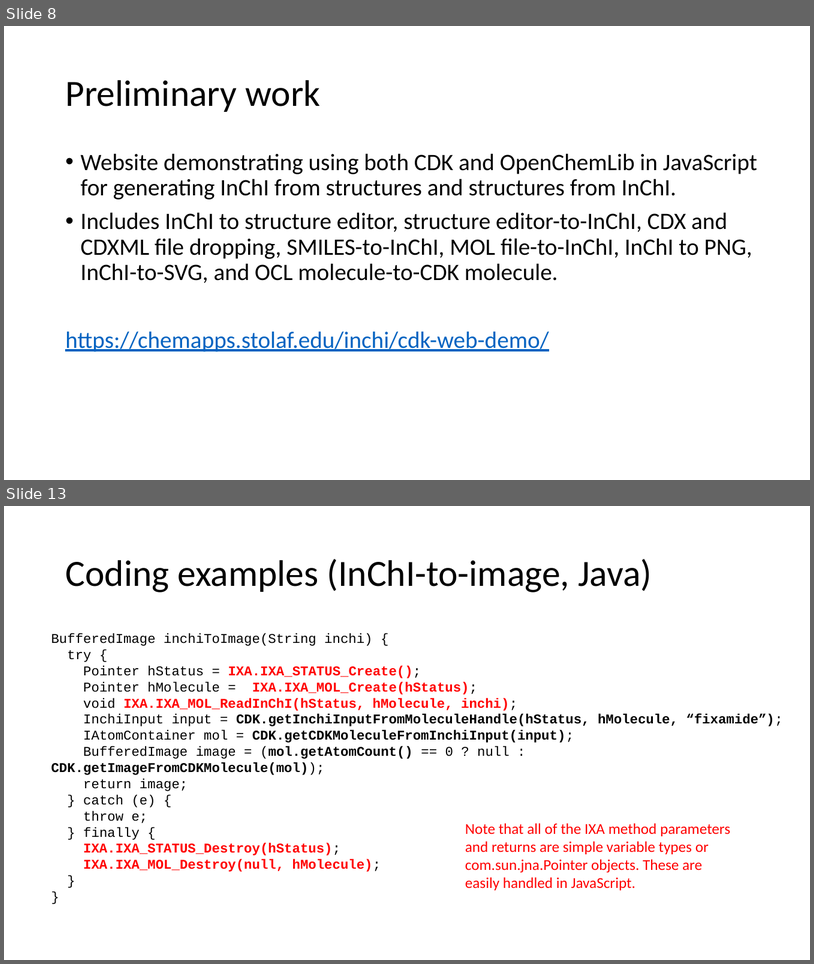
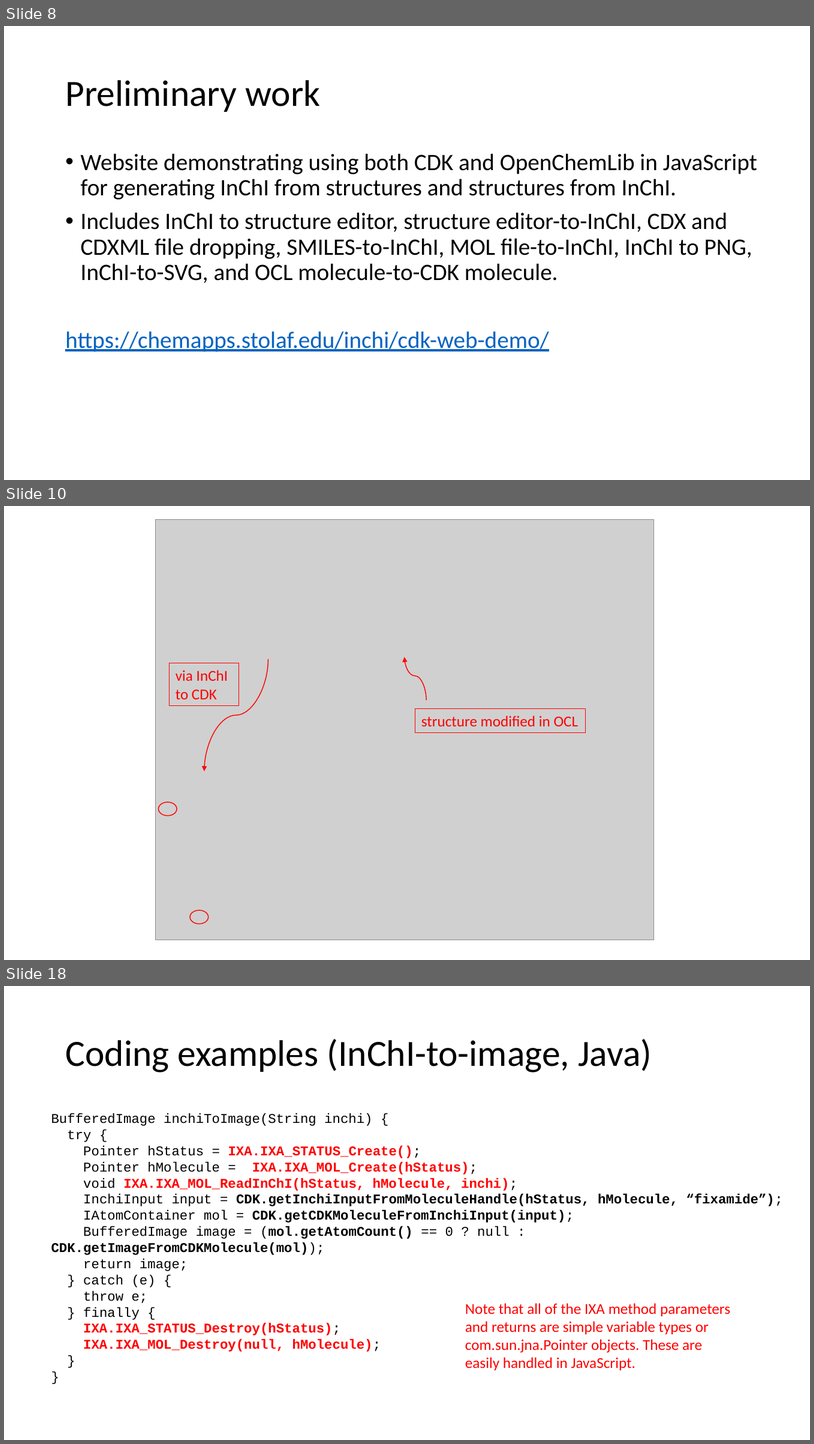
Before and after one commit to BobHanson/InChI-SwingJS, a slide deck: pdf/Java_JavaScript_Proposal.pptx. Shown one above the other, each under a label of ours: slides 8 and 13 before the commit, slides 8, 10 and 18 after it; the slides between them are not shown. The pictures are 814x964 and 814x1444 pixels, drawn with LibreOffice and Linux fonts; fonts in the diff are those of the drawing; grey boxes stand for pictures. Boxes give left, top, right and bottom in pixels: in the first picture for what was removed or moved away, otherwise in the second. Text is boxed around its words. In the diff, an @@ line names an element or a change of style, - is before the commit and + after.

```diff
--- a/pdf/Java_JavaScript_Proposal.pptx
+++ b/pdf/Java_JavaScript_Proposal.pptx
@@ slide 10 added at (x1=4, y1=506, x2=810, y2=960), background #FFFFFF @@
@@ picture added at (x1=156, y1=519, x2=654, y2=940) @@
@@ rectangle added at (x1=170, y1=663, x2=239, y2=706), outline #FF0000 0.75 pt, 18 pt, text #FF0000 @@
+via InChI
+to CDK
@@ curved arrow added from (269, 659) to (204, 771), #FF0000 1 pt @@
@@ curved arrow added from (427, 700) to (404, 657), #FF0000 1 pt @@
@@ rectangle added at (x1=416, y1=709, x2=585, y2=733), outline #FF0000 0.75 pt, 18 pt, text #FF0000 @@
+structure modified in OCL
@@ ellipse added at (x1=158, y1=802, x2=176, y2=815), outline #FF0000 1 pt @@
@@ ellipse added at (x1=191, y1=910, x2=209, y2=924), outline #FF0000 1 pt @@
@@ what was slide 13 is now slide 18 @@
```
Also in this commit, not shown: 7 slides changed, 7 other slides added, 3 slides removed, 1 other file.
